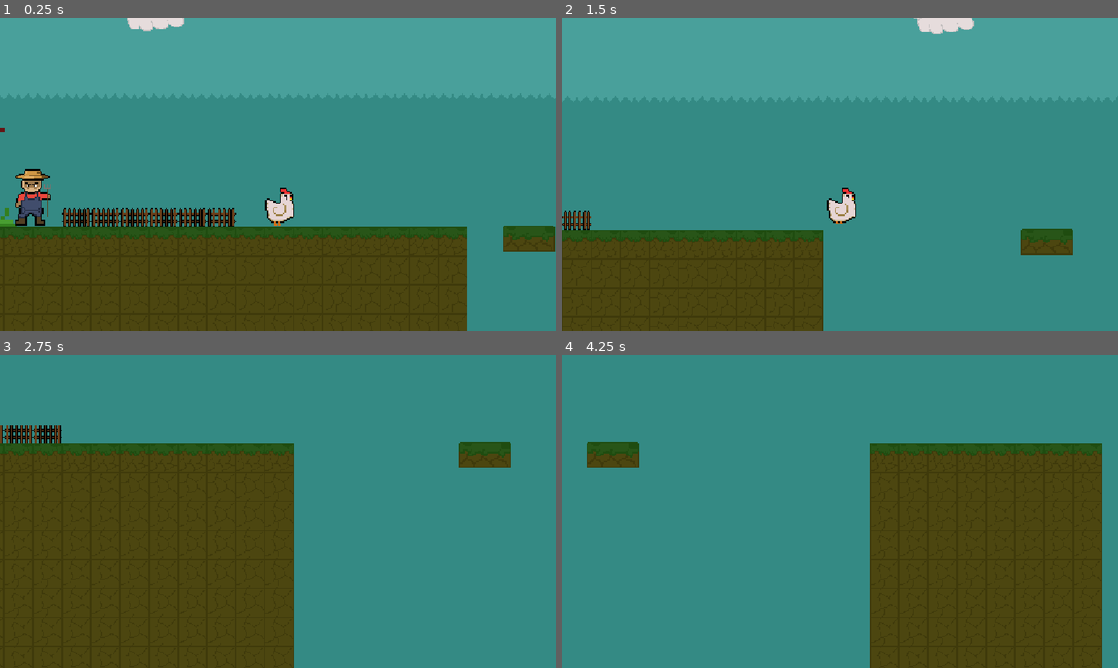
Above: before the commit, frames 1-4 (two rows, left to right).
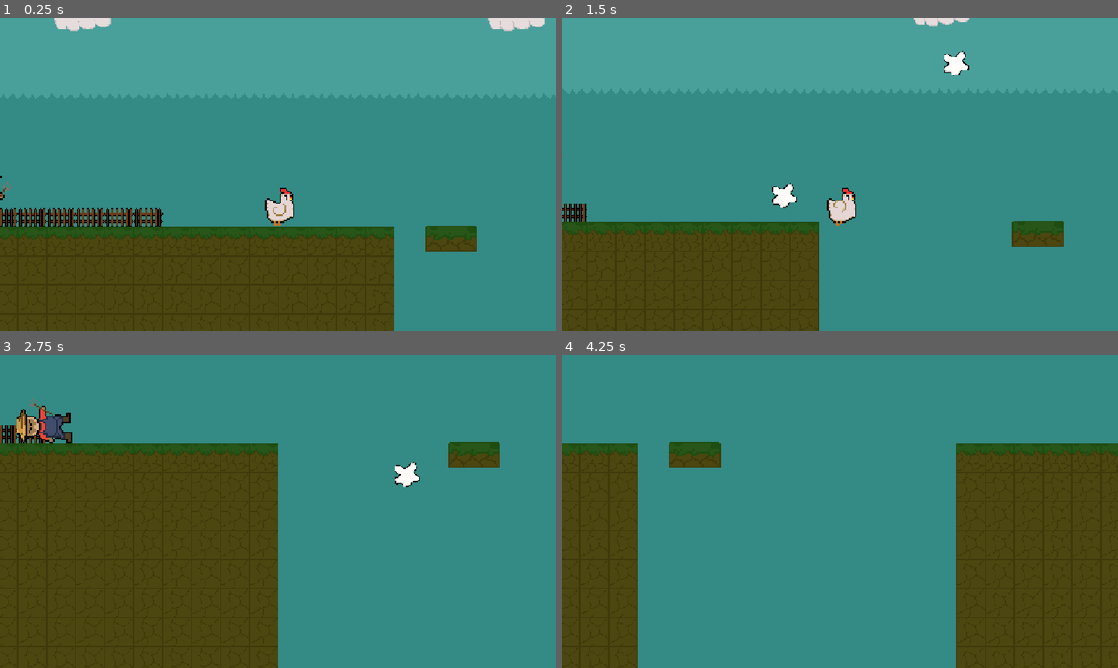
Above: after the commit, the same moments.

Repository: mahamfaisal165/Escape-from-the-farmer
Game: Godot game, scene res://scene/game.tscn
The game is run twice, just before and just after one commit, with the same random seed, the same clock (stepped at 60 frames per second) and the same inputs. The project has no main scene, so this scene is started directly.
Inputs (mouse positions are in pixels of both pictures, inside the frame that each line leads up to):
- Up to frame 1 (0.25 s): no input
- Up to frame 2 (1.5 s): tap Enter (ui_accept) at 0.5, 0.6 s; move the mouse to (962, 158) at 0.52 s; hold Right (right) from 0.53 s (still down); tap Space (jump) at 0.77, 1.07 s; click (962, 158) at 0.8 s; move the mouse to (728, 190) at 1.27 s; click (728, 190) at 1.35 s
- Up to frame 3 (2.75 s): tap Space (jump) at 1.52, 1.55, 1.82, 2.1 s; move the mouse to (333, 442) at 2.02 s; release Right (right) at 2.03 s; hold Left (left) from 2.03 s (still down); click (333, 442) at 2.17 s; tap Enter (ui_accept) at 2.3 s
- Up to frame 4 (4.25 s): move the mouse to (812, 574) at 2.77 s; release Left (left) at 2.78 s; hold Right (right) from 2.78 s (still down); tap Enter (ui_accept) at 2.85 s; tap Space (jump) at 3.02, 3.32, 3.77, 3.8, 4.07 s; click (812, 574) at 3.05 s; move the mouse to (1006, 558) at 3.52 s; click (1006, 558) at 3.6 s

The runs differ from the first frame. In frame 1, 8.2% of the frame differs, in the area x 0-100%, y 0-100%; in frame 2, 4.5%; in frame 3, 3.7%; in frame 4, 23%, in the area x 0-100%, y 27-100%.

Commit message:
i have updraded my enemy and made my proctve weapon named poop it makes my enemy faint for  3 sec

Diff:
--- a/project.godot
+++ b/project.godot
@@ -44,6 +44,11 @@
 , Object(InputEventKey,"resource_local_to_scene":false,"resource_name":"","device":-1,"window_id":0,"alt_pressed":false …(182 unchanged characters)…
 ]
 }
+throw={
+"deadzone": 0.2,
+"events": [Object(InputEventMouseButton,"resource_local_to_scene":false,"resource_name":"","device":-1,"window_id":0,"alt_pressed":false,"shift_pressed":false,"ctrl_pressed":false,"meta_pressed":false,"button_mask":1,"position":Vector2(510, 8),"global_position":Vector2(519, 56),"factor":1.0,"button_index":1,"canceled":false,"pressed":true,"double_click":false,"script":null)
+]
+}
 
 [physics]
 
--- a/scene/enemy.gd
+++ b/scene/enemy.gd
@@ -1,85 +1,91 @@
 extends CharacterBody2D
 
-# Movement & Jump parameters
-@export var speed: float = 110.0
-@export var jump_velocity: float = -380.0
-@export var player: Node2D
+@export var speed: float = 140.0
+@export var jump_velocity: float = -450.0 # Increased jump height/reach
 
-var gravity = ProjectSettings.get_setting("physics/2d/default_gravity")
+@onready var animated_sprite: AnimatedSprite2D = $AnimatedSprite2D
+@onready var ray_cast: RayCast2D = $RayCast2D
 
-# Faint State
-var is_fainting: bool = false
+var gravity: float = ProjectSettings.get_setting("physics/2d/default_gravity")
 
-@onready var sprite = $AnimatedSprite2D
-@onready var raycast = $RayCast2D
-@onready var hitbox = $Hitbox
+var player: Node2D = null
+var is_stunned: bool = false
+var stun_timer: float = 0.0
 
-func _ready():
-	if raycast:
-		raycast.enabled = true
+# Prevents rapid jump re-triggering
+var jump_cooldown: float = 0.0
 
-	# Connect the Hitbox body_entered signal via code to detect the player
-	if hitbox:
-		hitbox.body_entered.connect(_on_hitbox_body_entered)
+func _ready() -> void:
+	add_to_group("enemy")
+	player = get_tree().get_first_node_in_group("player")
 
-func _physics_process(delta):
-	# Apply gravity
+func _physics_process(delta: float) -> void:
+	# 1. Apply Gravity
 	if not is_on_floor():
 		velocity.y += gravity * delta
 
-	# If fainting, stop horizontal movement and skip chase logic
-	if is_fainting:
-		velocity.x = move_toward(velocity.x, 0, speed)
+	if jump_cooldown > 0.0:
+		jump_cooldown -= delta
+
+	# 2. Handle Stun
+	if is_stunned:
+		stun_timer -= delta
+		if stun_timer <= 0.0:
+			is_stunned = false
+		velocity.x = 0
 		move_and_slide()
 		return
 
-	# Auto-find player if not assigned
-	if not player:
-		player = get_tree().get_first_node_in_group("player")
+	# 3. Follow Player
+	if player and is_instance_valid(player):
+		var direction_to_player = player.global_position.x - global_position.x
+		var move_dir = sign(direction_to_player)
 
-	if player:
-		var direction = sign(player.global_position.x - global_position.x)
-		velocity.x = direction * speed
+		if abs(direction_to_player) > 10.0:
+			velocity.x = move_dir * speed
+			animated_sprite.flip_h = move_dir < 0
 
-		# Update RayCast direction based on movement
-		if direction != 0:
-			sprite.flip_h = (direction < 0)
-			raycast.target_position.x = direction * 25.0
+			# Push the RayCast well out in front (25px) so it detects the edge in advance
+			ray_cast.position.x = move_dir * 25.0
+		else:
+			velocity.x = 0
 
-		# Auto-Jump Obby Logic
-		var obstacle_ahead = raycast.is_colliding()
-		var player_is_higher = (player.global_position.y < global_position.y - 30.0)
+		# 4. Jump Check (Must be on floor and off cooldown)
+		if is_on_floor() and jump_cooldown <= 0.0:
+			var is_at_edge = not ray_cast.is_colliding()
+			var is_hitting_wall = is_on_wall()
 
-		if is_on_floor() and (obstacle_ahead or player_is_higher):
-			velocity.y = jump_velocity
+			# Trigger Jump when near an edge or wall
+			if is_at_edge or is_hitting_wall or (player.global_position.y < global_position.y - 40):
+				velocity.y = jump_velocity
+				jump_cooldown = 0.3 # Cooldown to avoid multi-jumping
+
+		# 5. Animations
+		if velocity.x != 0:
+			animated_sprite.play("walking")
+		else:
+			animated_sprite.play("idle")
+
+	else:
+		velocity.x = move_toward(velocity.x, 0, speed)
+		if is_on_floor():
+			animated_sprite.play("idle")
 
 	move_and_slide()
 
-# Function called when the farmer touches the player
-func _on_hitbox_body_entered(body):
-	# If the farmer is not fainting and touches the player, restart the game/level
-	if not is_fainting and body.is_in_group("player"):
-		if body.has_method("die"):
-			body.die()
-		else:
-			# Quick fallback: restarts the current scene instantly
-			get_tree().reload_current_scene()
+	# 6. Check Player Collision
+	for i in range(get_slide_collision_count()):
+		var collision = get_slide_collision(i)
+		var collider = collision.get_collider()
+		if collider and (collider == player or collider.is_in_group("player")):
+			reload_game()
 
-# Function called when poop hits the enemy
-func hit_by_poop():
-	if is_fainting:
-		return
+func stun() -> void:
+	is_stunned = true
+	stun_timer = 3.0
+	velocity.x = 0
+	animated_sprite.play("faint")
 
-	is_fainting = true
-	velocity.x = 0
-
-	if sprite.sprite_frames.has_animation("faint"):
-		sprite.play("faint")
-	else:
-		sprite.modulate = Color(0.5, 0.5, 0.5)
-
-	# Wait for 3 seconds of faint time
-	await get_tree().create_timer(3.0).timeout
-
-	sprite.modulate = Color(1, 1, 1)
-	is_fainting = false
+func reload_game() -> void:
+	if is_inside_tree() and get_tree() != null:
+		get_tree().call_deferred("reload_current_scene")
--- a/scene/enemy.tscn
+++ b/scene/enemy.tscn
@@ -57,7 +57,7 @@
 [sub_resource type="CircleShape2D" id="CircleShape2D_mel2l"]
 radius = 23.409399
 
-[node name="enemy" type="CharacterBody2D" unique_id=1968464752]
+[node name="enemy" type="CharacterBody2D" unique_id=1968464752 groups=["enemy", "enemy_hitbox"]]
 script = ExtResource("1_f87vc")
 
 [node name="AnimatedSprite2D" type="AnimatedSprite2D" parent="." unique_id=1388589196]
@@ -68,7 +68,7 @@
 shape = SubResource("CapsuleShape2D_mel2l")
 
 [node name="RayCast2D" type="RayCast2D" parent="." unique_id=932074062]
-target_position = Vector2(24, 0)
+target_position = Vector2(0, 40)
 
 [node name="Hitbox" type="Area2D" parent="." unique_id=14411301 groups=["enemy_hitbox"]]
 
--- a/scene/game.tscn
+++ b/scene/game.tscn
@@ -112,7 +112,7 @@
 region_rect = Rect2(40.7632, 76.69739, 39.2368, 43.302612)
 
 [node name="player" parent="." unique_id=1313341735 instance=ExtResource("1_5kiuu")]
-position = Vector2(25, 7)
+position = Vector2(126, 1)
 scale = Vector2(2, 2)
 
 [node name="Camera2D" type="Camera2D" parent="player" unique_id=809721473]
--- a/scene/platform.tscn
+++ b/scene/platform.tscn
@@ -22,7 +22,7 @@
 [sub_resource type="RectangleShape2D" id="RectangleShape2D_mel2l"]
 size = Vector2(35.99344, 18.0234)
 
-[node name="platform" type="StaticBody2D" unique_id=1121928441]
+[node name="platform" type="AnimatableBody2D" unique_id=729728026]
 physics_material_override = SubResource("PhysicsMaterial_mel2l")
 
 [node name="AnimatedSprite2D" type="AnimatedSprite2D" parent="." unique_id=5542876]
--- a/scene/player.gd
+++ b/scene/player.gd
@@ -1,55 +1,62 @@
 extends CharacterBody2D
 
-# Movement Parameters
-const SPEED = 300.0
-const JUMP_VELOCITY = -400.0
+@export var speed: float = 200.0
+@export var jump_velocity: float = -400.0
+@export var poop_scene: PackedScene = preload("res://scene/poop.tscn")
 
-# Multiplier to slow down falling (0.5 = falling at half speed)
-const FALL_GRAVITY_MULTIPLIER = 0.5
+@onready var animated_sprite: AnimatedSprite2D = $AnimatedSprite2D
 
-# Get the gravity from the project settings to be synced with RigidBody nodes.
-var gravity = ProjectSettings.get_setting("physics/2d/default_gravity")
+var gravity: float = ProjectSettings.get_setting("physics/2d/default_gravity")
 
-@onready var animated_sprite = $AnimatedSprite2D
+func _ready() -> void:
+	# Add player to group so the enemy can find them easily
+	add_to_group("player")
 
-func _physics_process(delta):
-	# Add gravity when in the air
+func _physics_process(delta: float) -> void:
+	# Apply gravity if not on the floor
 	if not is_on_floor():
-		if velocity.y > 0:
-			# Player is falling down: apply reduced gravity to fall slower
-			velocity.y += gravity * FALL_GRAVITY_MULTIPLIER * delta
+		velocity.y += gravity * delta
+
+	# Handle jump
+	if Input.is_action_just_pressed("ui_accept") and is_on_floor():
+		velocity.y = jump_velocity
+
+	# Get horizontal movement direction (-1, 0, 1)
+	var direction := Input.get_axis("ui_left", "ui_right")
+	if direction != 0:
+		velocity.x = direction * speed
+		if direction < 0:
+			animated_sprite.play("left")
 		else:
-			# Player is jumping up: apply normal gravity
-			velocity.y += gravity * delta
+			animated_sprite.play("right")
+	else:
+		velocity.x = move_toward(velocity.x, 0, speed)
+		if is_on_floor():
+			animated_sprite.play("idle")
 
-	# Handle Jump
-	if Input.is_action_just_pressed("ui_accept") and is_on_floor():
-		velocity.y = JUMP_VELOCITY
+	# Play jump animation if airborne
+	if not is_on_floor() and velocity.y < 0:
+		animated_sprite.play("jump")
 
-	# Get horizontal direction: -1 (left), 1 (right), or 0 (idle)
-	var direction = Input.get_axis("ui_left", "ui_right")
-
-	if direction != 0:
-		velocity.x = direction * SPEED
-	else:
-		velocity.x = move_toward(velocity.x, 0, SPEED)
-
-	# Update Sprite Animations
-	update_animations(direction)
-
-	# Apply physics movement
 	move_and_slide()
 
-func update_animations(direction):
-	if not is_on_floor():
-		# Play jump animation when in mid-air
-		animated_sprite.play("jump")
-	elif direction < 0:
-		# Moving left
-		animated_sprite.play("left")
-	elif direction > 0:
-		# Moving right
-		animated_sprite.play("right")
-	else:
-		# Standing still on ground
-		animated_sprite.play("idle")
+	# Handle throwing poop on left-click ("throw" action)
+	if Input.is_action_just_pressed("throw"):
+		throw_poop()
+
+func throw_poop() -> void:
+	if not poop_scene:
+		return
+
+	var poop_instance = poop_scene.instantiate()
+	poop_instance.global_position = global_position
+
+	# Aim towards mouse cursor position
+	var mouse_pos = get_global_mouse_position()
+	var direction = (mouse_pos - global_position).normalized()
+
+	if poop_instance.has_method("setup"):
+		poop_instance.setup(direction)
+
+	# Add poop instance to the main game scene
+	get_tree().current_scene.add_child(poop_instance)
--- /dev/null
+++ b/scene/poop.tscn
@@ -0,0 +1,67 @@
+[gd_scene format=3 uid="uid://covc2flkukuym"]
+
+[ext_resource type="Texture2D" uid="uid://c70hrg4mmmys6" path="res://assets/poop.png" id="2_qvxsp"]
+
+[sub_resource type="GDScript" id="GDScript_6oufa"]
+script/source = "extends Area2D
+
+@export var speed: float = 450.0
+var direction: Vector2 = Vector2.ZERO
+
+func setup(dir: Vector2) -> void:
+	direction = dir
+
+func _ready() -> void:
+	# Connect area entered signal safely via code
+	if not area_entered.is_connected(_on_area_entered):
+		area_entered.connect(_on_area_entered)
+	if not body_entered.is_connected(_on_body_entered):
+		body_entered.connect(_on_body_entered)
+
+func _process(delta: float) -> void:
+	if direction != Vector2.ZERO:
+		position += direction * speed * delta
+
+func _on_area_entered(area: Area2D) -> void:
+	# Check if we hit the enemy's Hitbox area
+	if area.name == \"Hitbox\":
+		var enemy_node = area.get_parent() # Gets the root 'enemy' node
+		if enemy_node and enemy_node.has_method(\"stun\"):
+			enemy_node.stun()
+		queue_free()
+
+func _on_body_entered(body: Node2D) -> void:
+	# Fallback if enemy body itself is hit
+	if body.name == \"enemy\" or body.is_in_group(\"enemy\"):
+		if body.has_method(\"stun\"):
+			body.stun()
+		queue_free()
+"
+
+[sub_resource type="AtlasTexture" id="AtlasTexture_vqr27"]
+atlas = ExtResource("2_qvxsp")
+region = Rect2(0, 0, 40, 40)
+
+[sub_resource type="SpriteFrames" id="SpriteFrames_mel2l"]
+animations = [{
+"frames": [{
+"duration": 1.0,
+"texture": SubResource("AtlasTexture_vqr27")
+}],
+"loop": 1,
+"name": &"default",
+"speed": 5.0
+}]
+
+[sub_resource type="CircleShape2D" id="CircleShape2D_mel2l"]
+radius = 19.697716
+
+[node name="poop" type="Area2D" unique_id=8798132]
+script = SubResource("GDScript_6oufa")
+
+[node name="AnimatedSprite2D" type="AnimatedSprite2D" parent="." unique_id=2087568855]
+sprite_frames = SubResource("SpriteFrames_mel2l")
+
+[node name="CollisionShape2D" type="CollisionShape2D" parent="." unique_id=1929651676]
+position = Vector2(-1, 1)
+shape = SubResource("CircleShape2D_mel2l")
